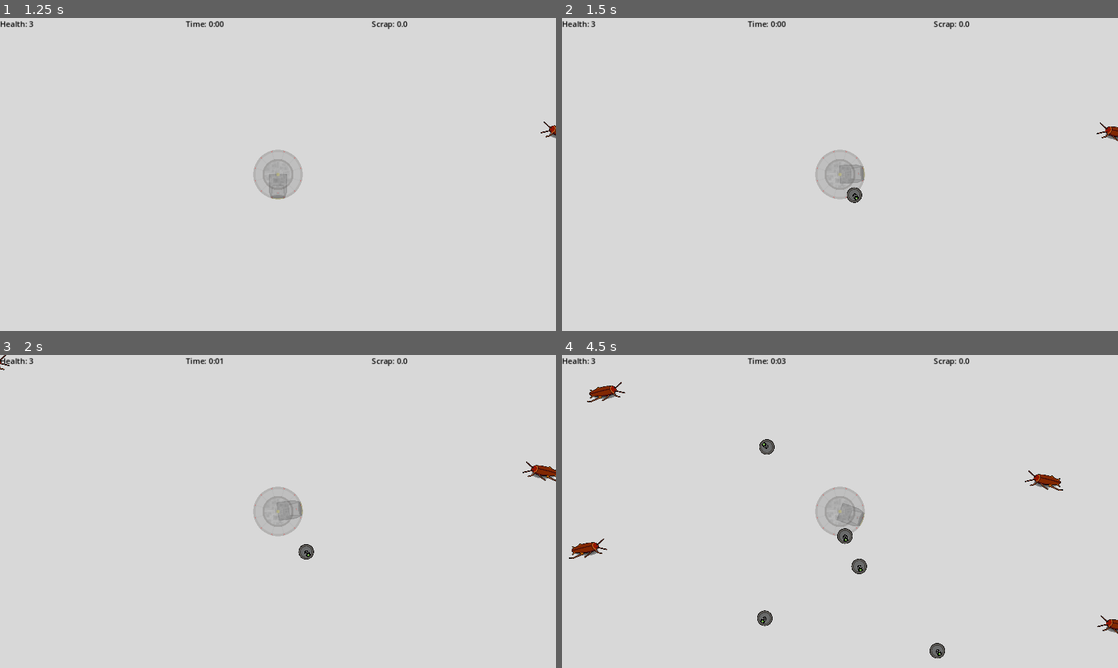
Above: before the commit, frames 1-4 (two rows, left to right).
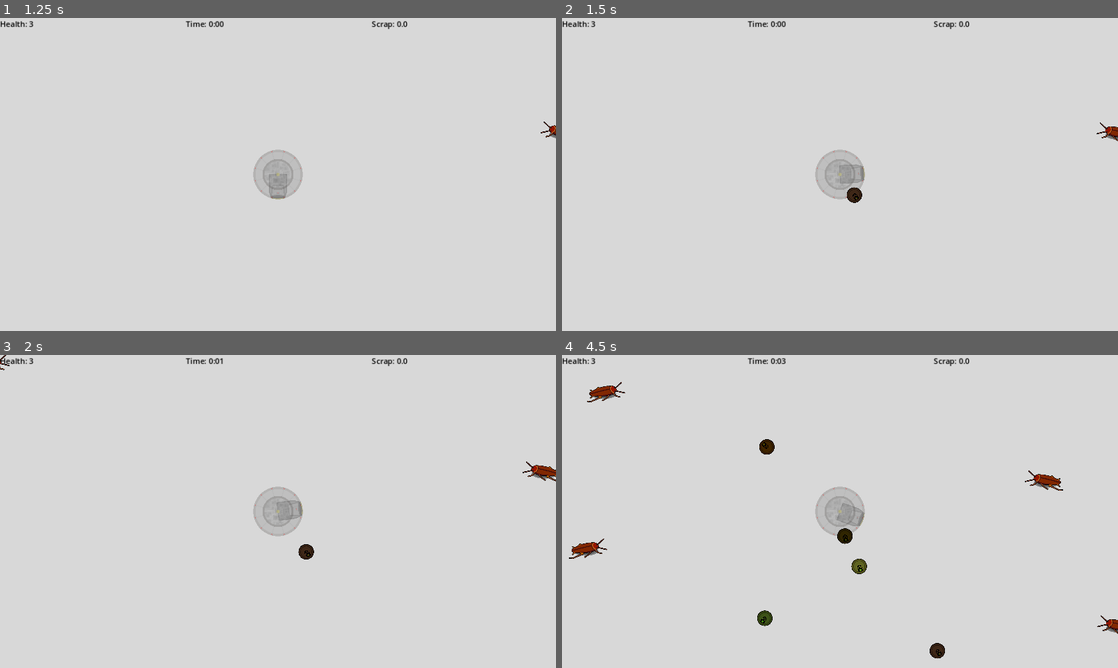
Above: after the commit, the same moments.

Repository: PlainOldNoah/DroneDeployer
Game: Godot game, scene res://main/main.tscn
Two runs of this game, one before a commit and one after it. Both use one fixed random seed, a clock stepped at 60 frames per second and the inputs below.
Inputs (mouse positions are in pixels of both pictures, inside the frame that each line leads up to):
- Up to frame 1 (1.25 s): click "Start Game" at 0.5 s
- Up to frame 2 (1.5 s): move the mouse to (962, 158) at 1.27 s; press the mouse at (962, 158) at 1.28 s
- Up to frame 3 (2 s): no input
- Up to frame 4 (4.5 s): move the mouse to (728, 527) at 2.02 s; release the mouse at (728, 527) at 2.03 s; click (728, 527) at 2.1 s; move the mouse to (895, 442) at 2.77 s; press the mouse at (895, 442) at 2.78 s; move the mouse to (812, 574) at 3.52 s; release the mouse at (812, 574) at 3.53 s; click (812, 574) at 3.6 s; move the mouse to (1006, 558) at 4.27 s; press the mouse at (1006, 558) at 4.28 s

Frame 1 is identical in both runs. In frame 2, less than 0.1% of the frame differs, in the area x 51-54%, y 54-59%; in frame 3, less than 0.1%; in frame 4, 0.4%, in the area x 35-69%, y 27-97%.

Commit message:
Started the hanger menu

Diff:
--- a/Drone Deployer/drone_core/drone.gd
+++ b/Drone Deployer/drone_core/drone.gd
@@ -41,6 +41,7 @@
 	add_to_group("drone")
 	set_z_index(30)
 	set_state(STATES.STORED)
+	modulate = Color(randf(), randf(), randf())
 
 
 func _physics_process(delta):
--- a/Drone Deployer/drone_core/drone.tscn
+++ b/Drone Deployer/drone_core/drone.tscn
@@ -22,9 +22,11 @@
 texture = ExtResource("2_a3kkh")
 
 [node name="CollisionShape2D" type="CollisionShape2D" parent="."]
+visible = false
 shape = SubResource("CircleShape2D_3xr3n")
 
 [node name="Scanner" type="Area2D" parent="."]
+visible = false
 collision_layer = 0
 collision_mask = 36
 
@@ -33,6 +35,7 @@
 debug_color = Color(0.552941, 0.564706, 0, 0.235294)
 
 [node name="PickupRange" type="Area2D" parent="."]
+visible = false
 collision_layer = 0
 collision_mask = 32
 
--- a/Drone Deployer/main/main.tscn
+++ b/Drone Deployer/main/main.tscn
@@ -1,9 +1,10 @@
-[gd_scene load_steps=8 format=3 uid="uid://dga152hfbqa4o"]
+[gd_scene load_steps=9 format=3 uid="uid://dga152hfbqa4o"]
 
 [ext_resource type="Script" path="res://main/main.gd" id="1_sgwdy"]
 [ext_resource type="Script" path="res://ui/menus/menu_manager.gd" id="2_cpjur"]
 [ext_resource type="PackedScene" uid="uid://xyinbcpdlhqm" path="res://ui/menus/main_menu.tscn" id="3_tw6px"]
 [ext_resource type="PackedScene" uid="uid://bjpnyq1dysd6h" path="res://ui/menus/pause_popup.tscn" id="4_0qfmw"]
+[ext_resource type="PackedScene" uid="uid://cjaeoy88yuim8" path="res://ui/menus/hanger_menu.tscn" id="4_chmra"]
 [ext_resource type="PackedScene" uid="uid://bb2jmpwphe15s" path="res://ui/menus/game_over_popup.tscn" id="5_1nhqk"]
 [ext_resource type="PackedScene" uid="uid://cj0tslt5wg010" path="res://ui/gameboard.tscn" id="5_uibrn"]
 [ext_resource type="PackedScene" uid="uid://cihk4xoa3wwe2" path="res://ui/menus/debug_menu.tscn" id="6_88qbp"]
@@ -19,6 +20,8 @@
 [node name="MainMenu" parent="MenuManager" instance=ExtResource("3_tw6px")]
 visible = false
 
+[node name="HangerMenu" parent="MenuManager" instance=ExtResource("4_chmra")]
+
 [node name="PausePopup" parent="MenuManager" instance=ExtResource("4_0qfmw")]
 visible = false
 
@@ -26,5 +29,6 @@
 visible = false
 
 [node name="DebugMenu" parent="MenuManager" instance=ExtResource("6_88qbp")]
+visible = false
 
 [node name="Gameboard" parent="." instance=ExtResource("5_uibrn")]
--- a/Drone Deployer/project.godot
+++ b/Drone Deployer/project.godot
@@ -46,6 +46,11 @@
 "events": [Object(InputEventKey,"resource_local_to_scene":false,"resource_name":"","device":-1,"window_id":0,"alt_pressed":false,"shift_pressed":false,"ctrl_pressed":false,"meta_pressed":false,"pressed":false,"keycode":0,"physical_keycode":96,"key_label":0,"unicode":96,"echo":false,"script":null)
 ]
 }
+toggle_hanger_menu={
+"deadzone": 0.5,
+"events": [Object(InputEventKey,"resource_local_to_scene":false,"resource_name":"","device":-1,"window_id":0,"alt_pressed":false,"shift_pressed":false,"ctrl_pressed":false,"meta_pressed":false,"pressed":false,"keycode":0,"physical_keycode":82,"key_label":0,"unicode":114,"echo":false,"script":null)
+]
+}
 
 [layer_names]
 
--- /dev/null
+++ b/Drone Deployer/ui/menus/drone_stats.gd
@@ -0,0 +1,35 @@
+extends Label
+
+
+var linked_drone:Drone = null
+
+
+func _ready():
+	update_labels()
+
+
+# Sets a new linked drone
+func link_to_drone(drone:Drone):
+	if drone != linked_drone:
+		linked_drone = drone
+
+
+# Updates itself to reflect the current stats
+func update_labels():
+	text = "Speed: %d\nDamage: %d\nBattery: %d" % [0, 1, 2]
+
+
+#Speed: 10 (40)
+#Damage: 4 (3)
+#Battery: 0
+#Battery Drain:0
+#Crit Chance: 0
+#Crit Bonus: 0
+#Pickup Range: 0
+#
+#Bounces: 0
+#Acceleration: 0
+#
+#Enemies Defeated: 0
+#Scrap Delivered: 0
+#Times Deployed: 0
--- /dev/null
+++ b/Drone Deployer/ui/menus/hanger_menu.gd
@@ -0,0 +1,6 @@
+extends Control
+
+@onready var drone_stats := %DroneStats
+
+func set_new_drone(drone:Drone):
+	pass
--- /dev/null
+++ b/Drone Deployer/ui/menus/hanger_menu.tscn
@@ -0,0 +1,19 @@
+[gd_scene load_steps=4 format=3 uid="uid://cjaeoy88yuim8"]
+
+[ext_resource type="PackedScene" uid="uid://cwwp6l365mm0f" path="res://ui/menus/base_menu.tscn" id="1_7dtce"]
+[ext_resource type="Script" path="res://ui/menus/hanger_menu.gd" id="2_3ppgg"]
+[ext_resource type="Script" path="res://ui/menus/drone_stats.gd" id="3_m74r8"]
+
+[node name="HangerMenu" instance=ExtResource("1_7dtce")]
+script = ExtResource("2_3ppgg")
+
+[node name="DroneStats" type="Label" parent="." index="1"]
+unique_name_in_owner = true
+layout_mode = 1
+anchors_preset = 15
+anchor_right = 1.0
+anchor_bottom = 1.0
+grow_horizontal = 2
+grow_vertical = 2
+text = "Hello World"
+script = ExtResource("3_m74r8")
--- a/Drone Deployer/ui/menus/menu_manager.gd
+++ b/Drone Deployer/ui/menus/menu_manager.gd
@@ -1,6 +1,12 @@
 extends CanvasLayer
 
+# Adding a Menu
+#	1. Add its path as an @onready
+#	2. Add its hotkey to the _input func
+#	3. Add its menu to request menu
+
 @onready var main_menu := $MainMenu
+@onready var hanger_menu := $HangerMenu
 @onready var pause_menu := $PausePopup
 @onready var game_over_menu := $GameOverPopup
 @onready var debug_menu := $DebugMenu
@@ -11,6 +17,9 @@
 	},
 	"main_menu":{
 		"scene":main_menu
+	},
+	"hanger_menu":{
+		"scene":hanger_menu
 	},
 	"pause_menu":{
 		"scene":pause_menu
@@ -38,6 +47,8 @@
 			GameplayManager.toggle_pause(false)
 		else:
 			GameplayManager.toggle_pause(true)
+	elif event.is_action_pressed("toggle_hanger_menu"):
+		request_menu(menu_list.hanger_menu, !menu_list.hanger_menu["scene"].is_visible())
 	elif event.is_action_pressed("toggle_debug_menu"):
 		request_menu(menu_list.debug_menu, !menu_list.debug_menu["scene"].is_visible())
 
@@ -52,6 +63,11 @@
 			dismiss_all()
 			if show_scene:
 				menu_list.main_menu["scene"].show()
+
+		menu_list.hanger_menu:
+			dismiss_all()
+			if show_scene:
+				menu_list.hanger_menu["scene"].show()
 
 		menu_list.pause_menu:
 			menu_list.pause_menu["scene"].set_visible(get_tree().is_paused())
